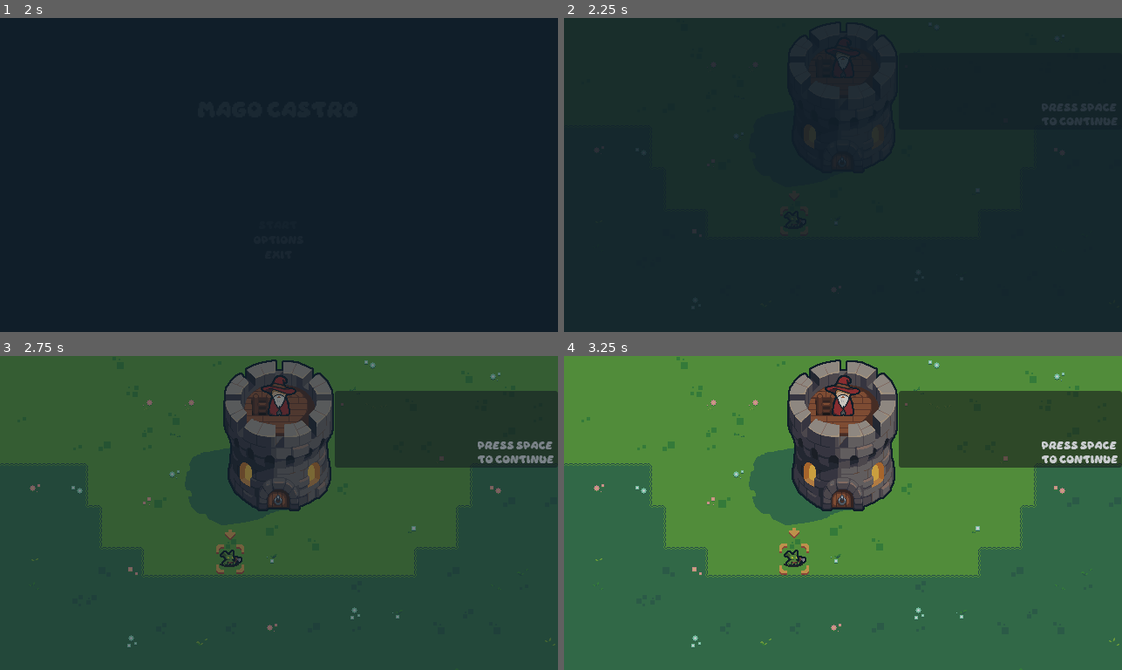
Above: before the commit, frames 1-4 (two rows, left to right).
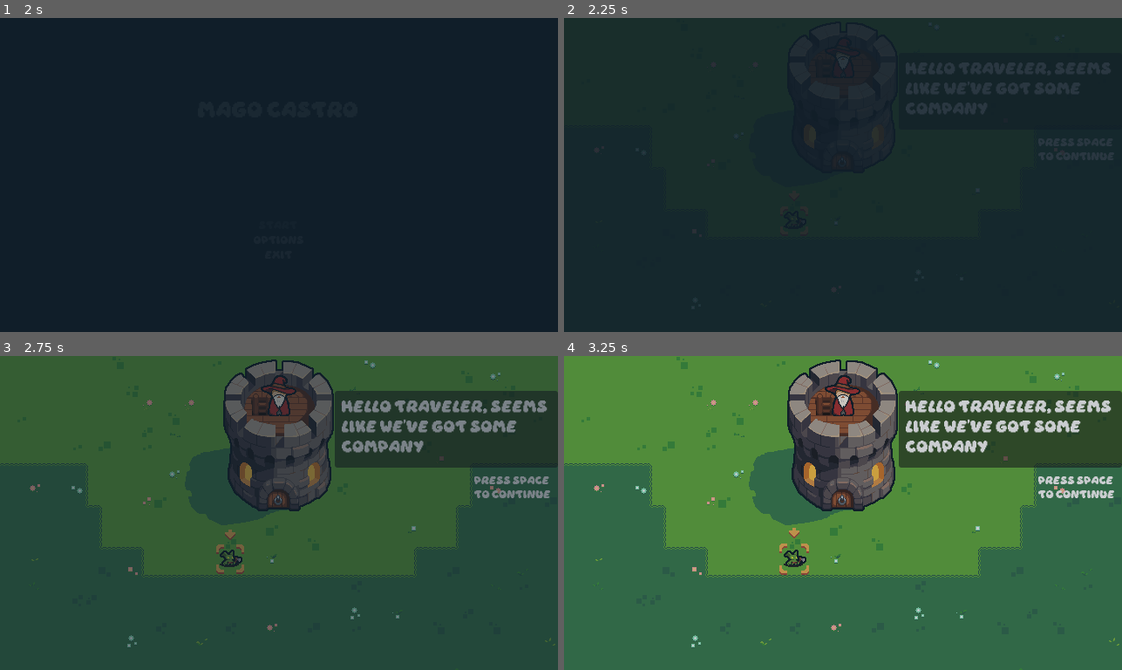
Above: after the commit, the same moments.

Repository: ignosuke/mago-castro
Game: Godot game, scene res://scenes/ui/MainMenu.tscn
The game is run twice, just before and just after one commit, with the same random seed, the same clock (stepped at 60 frames per second) and the same inputs.
Inputs:
- Up to frame 1 (2 s): click "Start" at 0.5 s; tap Enter at 1.25, 1.35 s; tap Space at 1.52 s
- Up to frame 2 (2.25 s): hold A from 2.03 s (still down); tap Backspace at 2.1 s
- Up to frame 3 (2.75 s): keep holding A; tap Space at 2.27 s
- Up to frame 4 (3.25 s): tap Space at 2.75 s; release A at 2.78 s; tap Z at 2.85 s

Frame 1 is identical in both runs. In frame 3, 3.0% of the frame differs, in the area x 61-100%, y 14-46%; in frame 4, 3.2%.

Commit message:
itch.io project setup 0.3

Diff:
--- a/scenes/Game.tscn
+++ b/scenes/Game.tscn
@@ -1,7 +1,8 @@
-[gd_scene load_steps=10 format=4 uid="uid://dsypgiiynky7m"]
+[gd_scene load_steps=11 format=4 uid="uid://dsypgiiynky7m"]
 
 [ext_resource type="PackedScene" uid="uid://2dr4psea34po" path="res://scenes/ui/HUD.tscn" id="1_cpr0p"]
 [ext_resource type="Texture2D" uid="uid://h5c30022m6kx" path="res://assets/sprites/terrain/New Basic Tiles Free.png" id="1_s0nni"]
+[ext_resource type="Script" uid="uid://bnhdo7fsfufm0" path="res://scripts/ui/tutorial.gd" id="2_400sg"]
 [ext_resource type="Theme" uid="uid://hxly4oe8srts" path="res://assets/ui/default_theme.tres" id="2_kiw3p"]
 [ext_resource type="PackedScene" uid="uid://brtnpx5sgbdmx" path="res://scenes/player/MageTower.tscn" id="2_qbsmt"]
 [ext_resource type="PackedScene" uid="uid://y1mj31bv6ooq" path="res://scenes/enemies/HordeSpawner.tscn" id="4_78awf"]
@@ -143,6 +144,7 @@
 visible = false
 
 [node name="Tutorial" type="CanvasLayer" parent="."]
+script = ExtResource("2_400sg")
 
 [node name="MarginContainer" type="MarginContainer" parent="Tutorial"]
 anchors_preset = -1
@@ -160,6 +162,7 @@
 layout_mode = 2
 
 [node name="Dialog" type="Label" parent="Tutorial/MarginContainer/Panel"]
+unique_name_in_owner = true
 layout_mode = 1
 anchors_preset = -1
 anchor_left = 0.031000001
@@ -170,18 +173,23 @@
 offset_top = -0.008000374
 offset_right = -0.06401062
 offset_bottom = 0.0079956055
+theme_override_font_sizes/font_size = 12
+text = "Hello traveler, seems
+like we've got some company"
+autowrap_mode = 3
 
 [node name="Continue" type="Label" parent="Tutorial/MarginContainer/Panel"]
+unique_name_in_owner = true
 layout_mode = 1
 anchors_preset = -1
-anchor_left = 0.031000001
-anchor_top = 0.091000006
-anchor_right = 0.96900004
-anchor_bottom = 0.90900004
-offset_left = 156.064
-offset_top = 47.992
-offset_right = 3.9359894
-offset_bottom = 5.0079956
+anchor_left = 0.64100003
+anchor_top = 0.63600004
+anchor_right = 0.984
+anchor_bottom = 0.966
+offset_left = -4.0960083
+offset_top = 40.031998
+offset_right = -3.904007
+offset_bottom = 39.991997
 theme_override_font_sizes/font_size = 8
 text = "Press SPACE
 to continue"
--- /dev/null
+++ b/scripts/ui/tutorial.gd
@@ -0,0 +1,15 @@
+extends CanvasLayer
+
+@onready var dialog_label: Label = %Dialog
+@onready var continue_label: Label = %Continue
+
+const dialog_msgs = [
+	"Hello traveler, seems like we've got some company",
+	"These guys never let me enjoy myself",
+	"I could use some help, whatdya say?",
+	"Listen, I lend you my magic",
+	"Try casting this spell: FLAME"
+]
+
+func _ready() -> void:
+	pass
Not shown, changed: export_presets.cfg
Not shown, added: scripts/ui/tutorial.gd.uid
